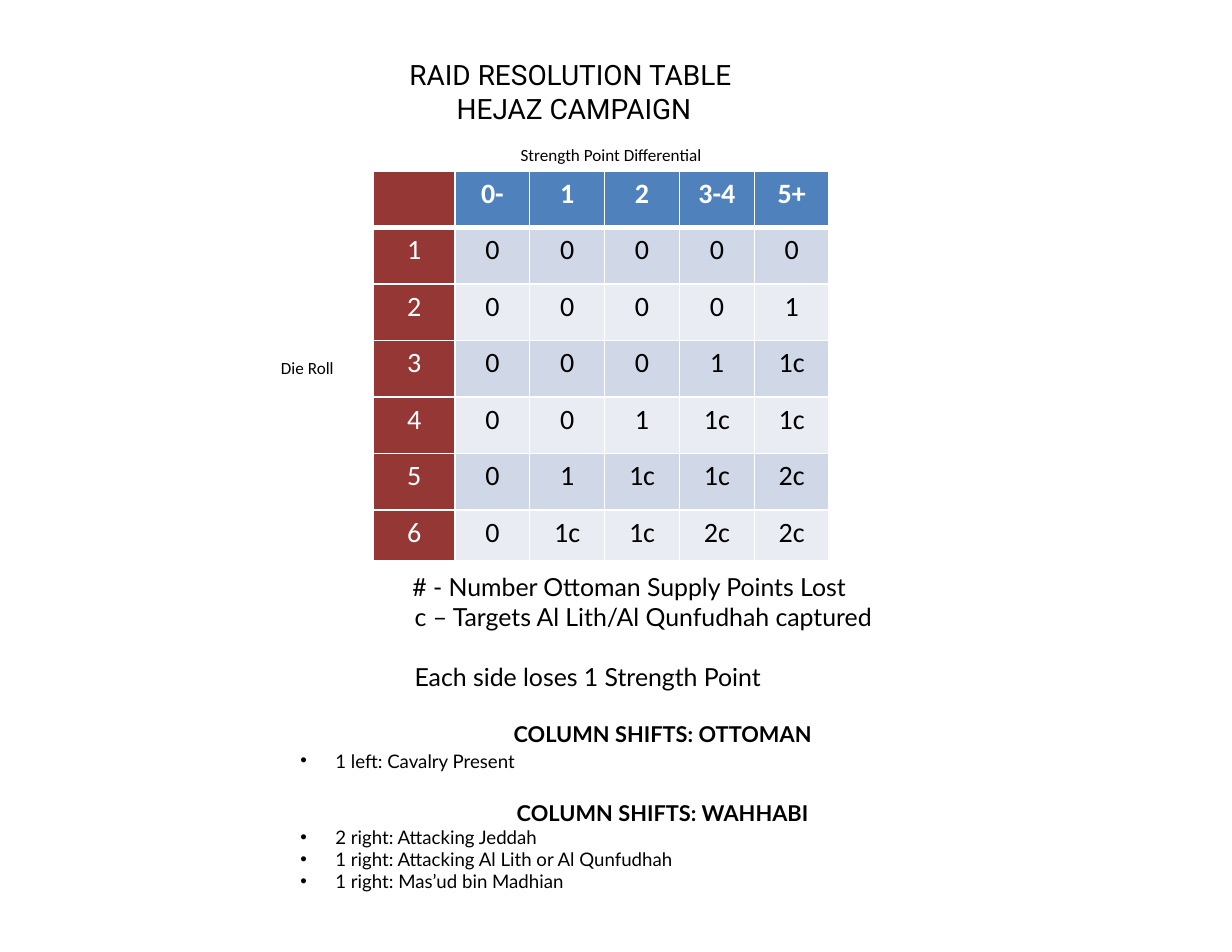
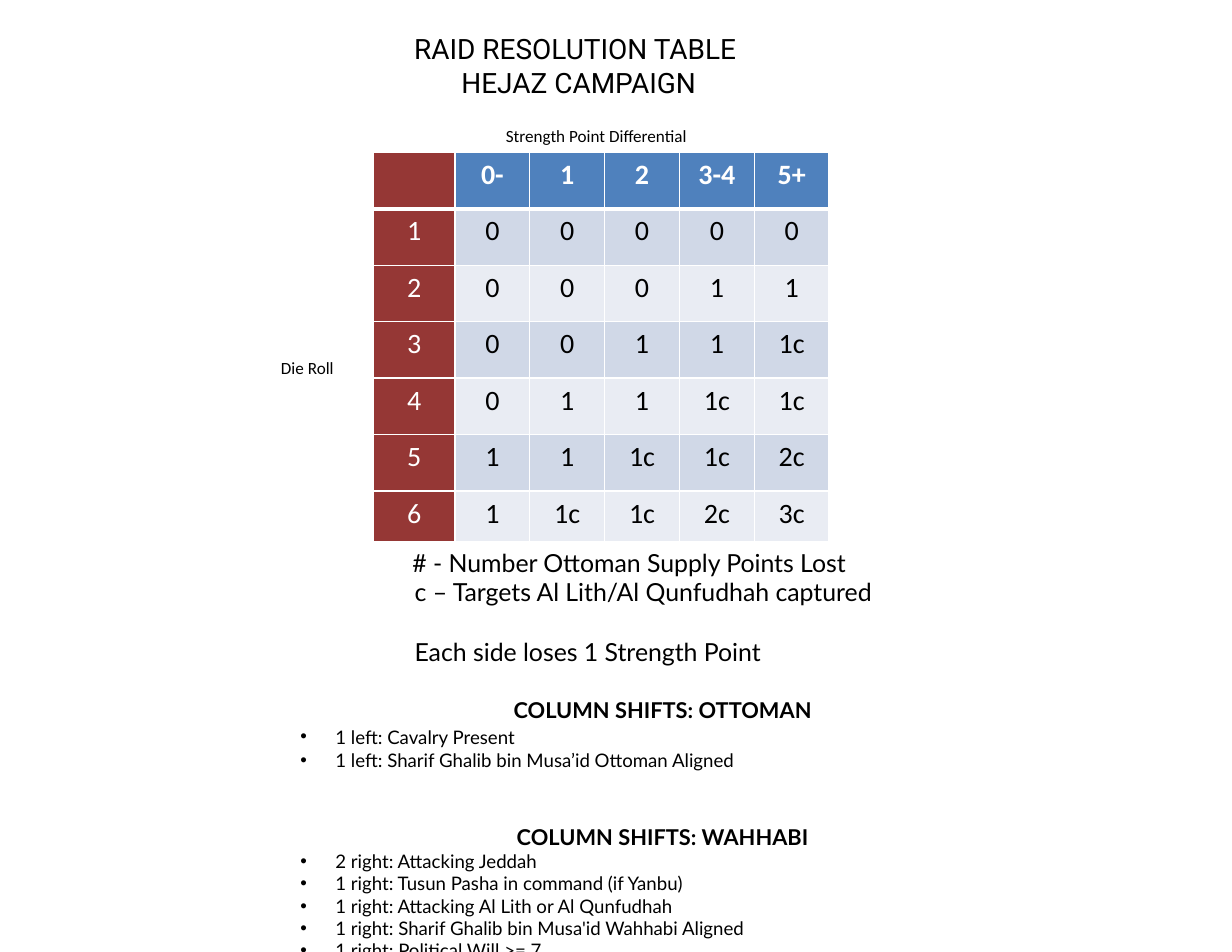
Before and after one commit to euroledger/Diriyah-The-Bloody-Siege, a slide deck: slide 5 of rules/Tables.pptx. Drawn at 1232x952 pixels with LibreOffice and Linux fonts; fonts in the diff are those of the drawing; background and template pictures are left out. Boxes give left, top, right and bottom in pixels: in the first picture for what was removed or moved away, otherwise in the second. Text is boxed around its words. In the diff, an @@ line names an element or a change of style, - is before the commit and + after.

```diff
--- a/rules/Tables.pptx
+++ b/rules/Tables.pptx
@@ text "RAID RESOLUTION TABLE": place and size @@
-text "RAID RESOLUTION TABLE" at box(409, 64, 731, 120)
+text "RAID RESOLUTION TABLE" at box(414, 38, 736, 94)
@@ text "Strength Point Differential": place and size @@
-text "Strength Point Differential" at box(521, 149, 701, 164)
+text "Strength Point Differential" at box(506, 130, 686, 145)
@@ table at box(373, 152, 830, 542) @@
-row 3, column 5: 0
+row 3, column 5: 1
-row 4, column 4: 0
+row 4, column 4: 1
-row 5, column 3: 0
+row 5, column 3: 1
-row 6, column 2: 0
+row 6, column 2: 1
-row 7, column 2: 0
+row 7, column 2: 1
-row 7, column 6: 2c
+row 7, column 6: 3c
@@ table: place and size @@
-table at box(373, 171, 830, 561)
+table at box(373, 152, 830, 542)
@@ text "# - Number Ottoman Supply ...": place and size @@
-text "# - Number Ottoman Supply ..." at box(335, 577, 872, 892)
+text "# - Number Ottoman Supply ..." at box(335, 553, 872, 939)
@@ text at box(335, 753, 734, 771): paragraph added @@
+  • 1 left: Sharif Ghalib bin Musa’id Ottoman Aligned
@@ text at box(335, 875, 683, 894): paragraph added @@
+• 1 right: Tusun Pasha in command (if Yanbu)
@@ text at box(335, 921, 744, 939): text changed @@
-• 1 right: Mas’ud bin Madhian
+• 1 right: Sharif Ghalib bin Musa'id Wahhabi Aligned
+• 1 right: Political Will >= 7
```
Also in this commit, not shown: 1 other slide changed, 44 other files.
